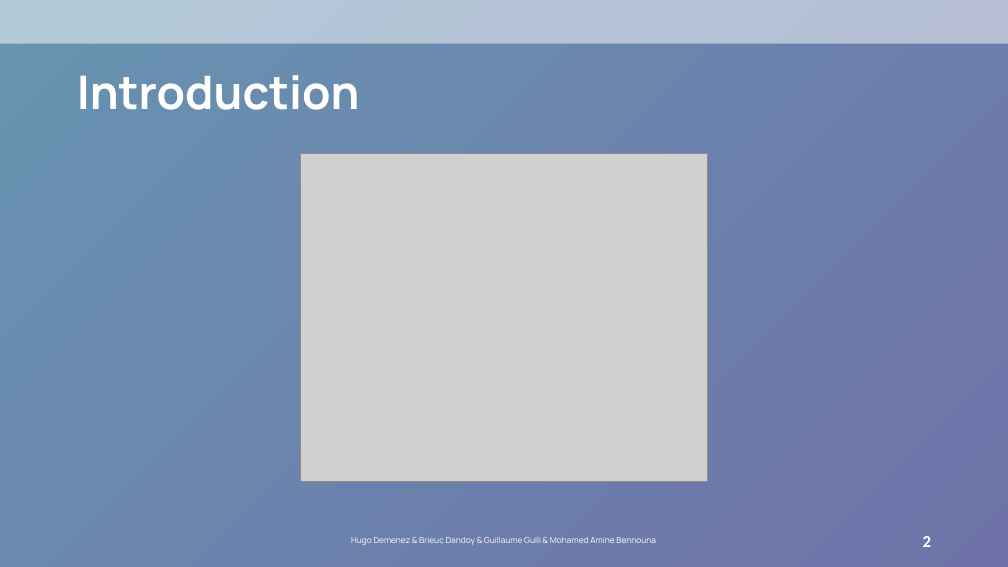
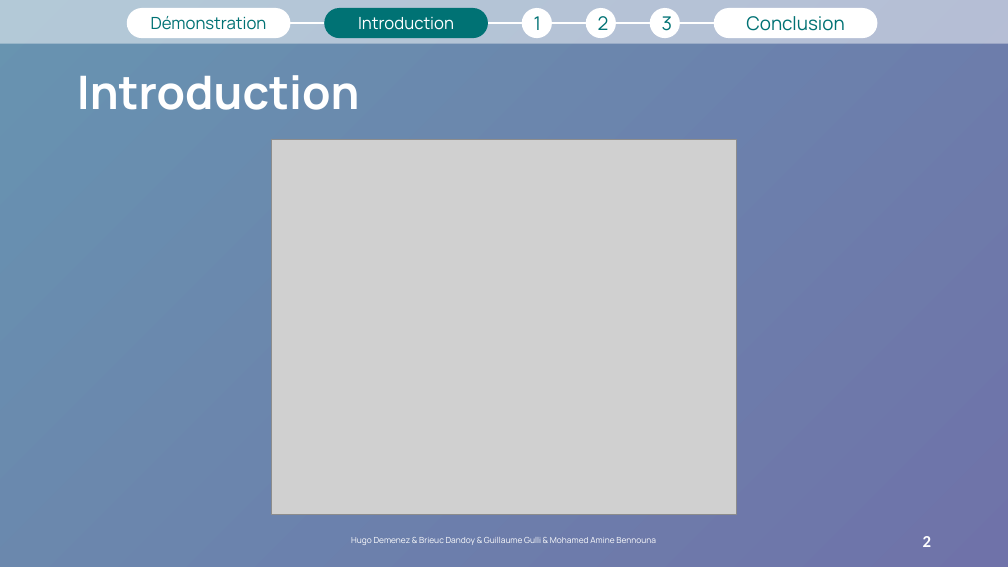
Before and after one commit to hugodemenez/isen-student-portal, a slide deck: slide 2 of presentation/Présentation1.pptx. Drawn at 1008x567 pixels with LibreOffice and Linux fonts; fonts in the diff are those of the drawing; grey boxes stand for pictures; background and template pictures are left out. Boxes give left, top, right and bottom in pixels: in the first picture for what was removed or moved away, otherwise in the second. Text is boxed around its words. In the diff, an @@ line names an element or a change of style, - is before the commit and + after.

```diff
--- a/presentation/Présentation1.pptx
+++ b/presentation/Présentation1.pptx
@@ group added at (127,8,878,39): 5 lines, 3 ellipses, 3 rounded rectangles @@
+1
+2
+3
+Introduction
+Conclusion
+Démonstration
@@ picture: place and size @@
-picture at (301,154,708,482)
+picture at (272,140,737,514)
```
Also in this commit, not shown: 2 other slides changed, 2 other files.
